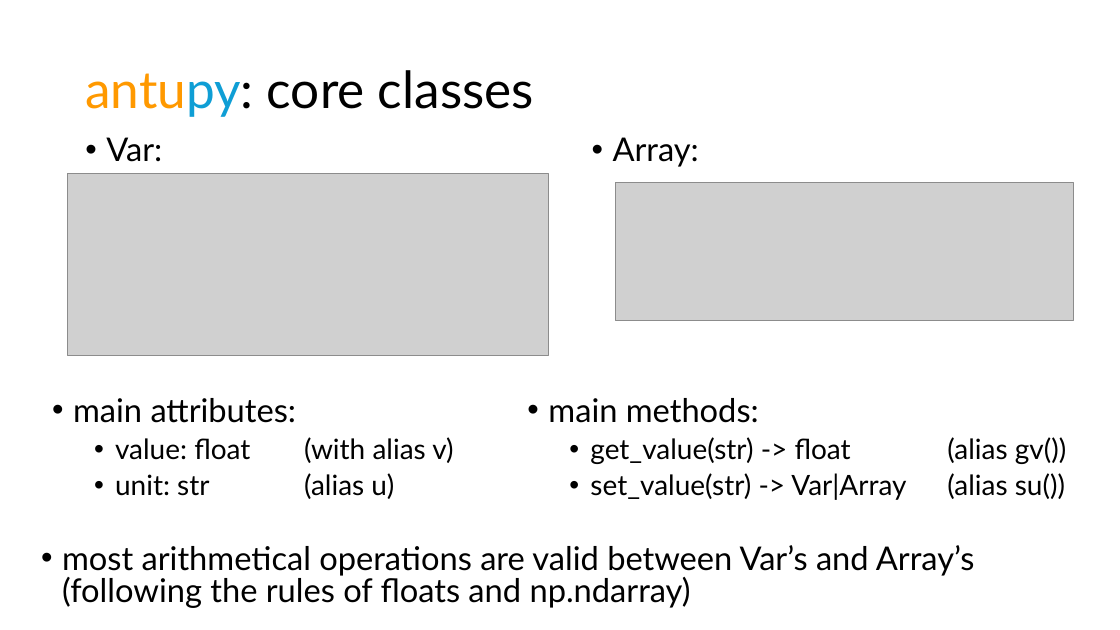
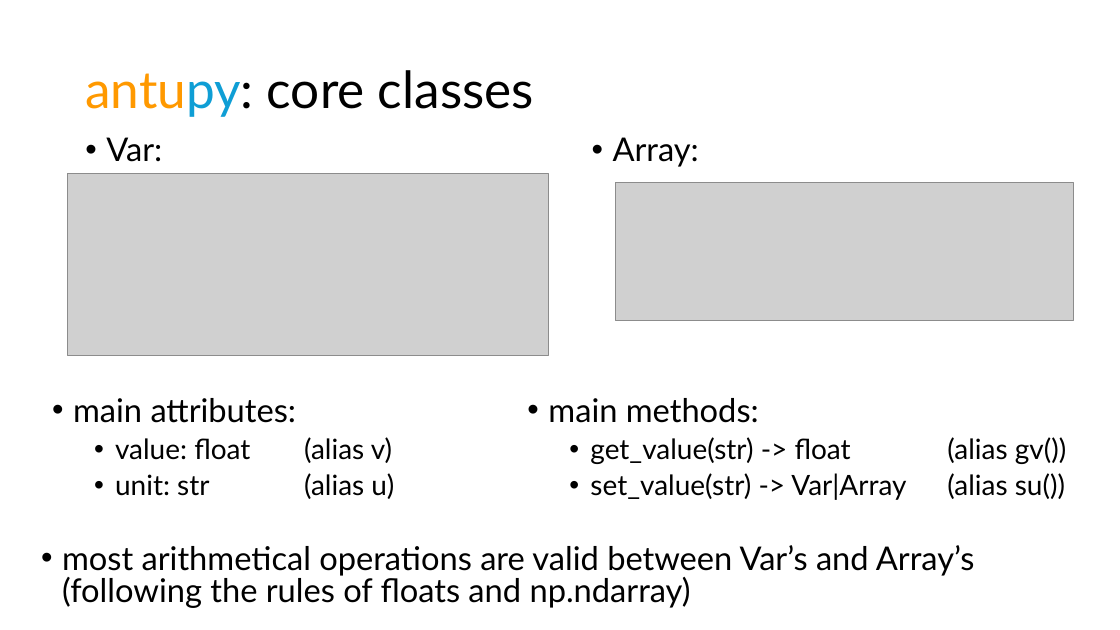
Before and after one commit to DavidSaldivia/antupy, a slide deck: slide 8 of tuts/antupy.pptx. Drawn at 1120x630 pixels with LibreOffice and Linux fonts; fonts in the diff are those of the drawing; grey boxes stand for pictures. Boxes give left, top, right and bottom in pixels: in the first picture for what was removed or moved away, otherwise in the second. Text is boxed around its words. In the diff, an @@ line names an element or a change of style, - is before the commit and + after.

```diff
--- a/tuts/antupy.pptx
+++ b/tuts/antupy.pptx
@@ text at (x1=115, y1=437, x2=392, y2=463): text changed @@
-  • value: float (with alias v)
+  • value: float (alias v)
```
Also in this commit, not shown: 4 other slides changed, 1 slide added, 4 other files.
